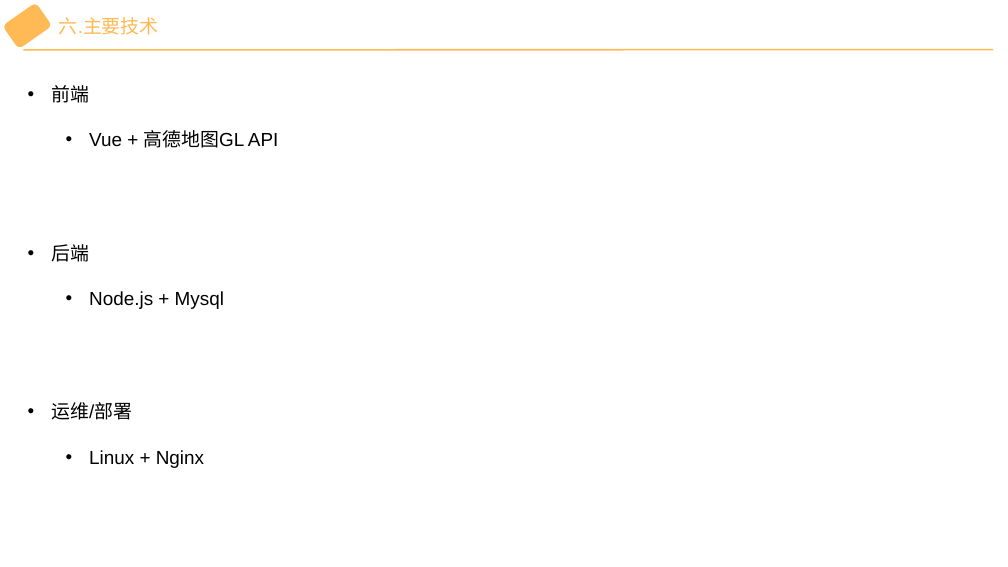
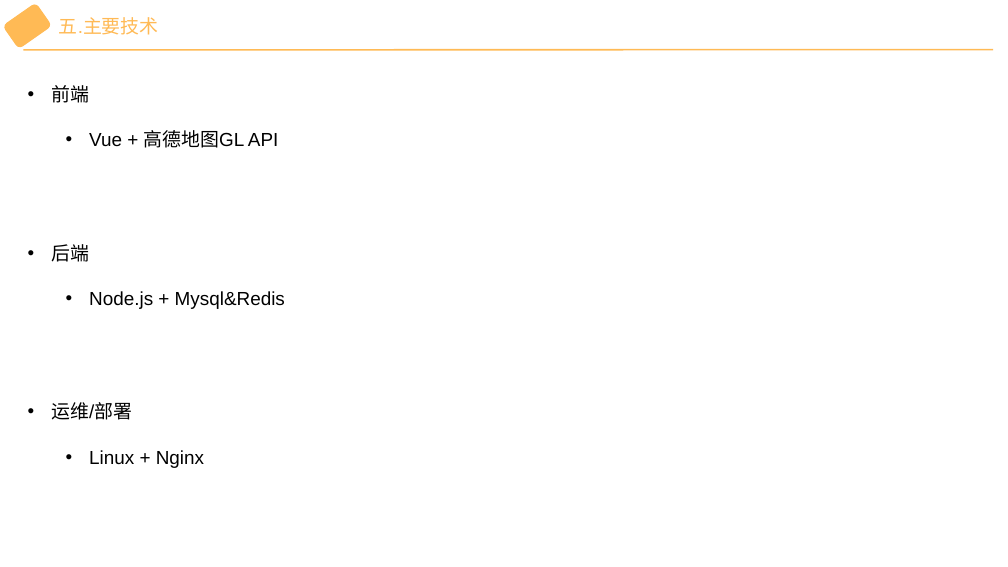
Before and after one commit to wu-yu-pei/graduation-design-file, a slide deck: slide 6 of 开题报告演讲PPT.pptx (slide 8 before the commit). Drawn at 1008x567 pixels with LibreOffice and Linux fonts; fonts in the diff are those of the drawing. Boxes give left, top, right and bottom in pixels: in the first picture for what was removed or moved away, otherwise in the second. Text is boxed around its words. In the diff, an @@ line names an element or a change of style, - is before the commit and + after.

```diff
--- a/开题报告演讲PPT.pptx
+++ b/开题报告演讲PPT.pptx
@@ text at box(59, 17, 159, 35): text changed @@
-六.主要技术
+五.主要技术
@@ text at box(89, 291, 285, 309): text changed @@
-  • Node.js + Mysql
+  • Node.js + Mysql&Redis
```
Also in this commit, not shown: 3 other slides changed, 1 slide removed, 29 other files.
